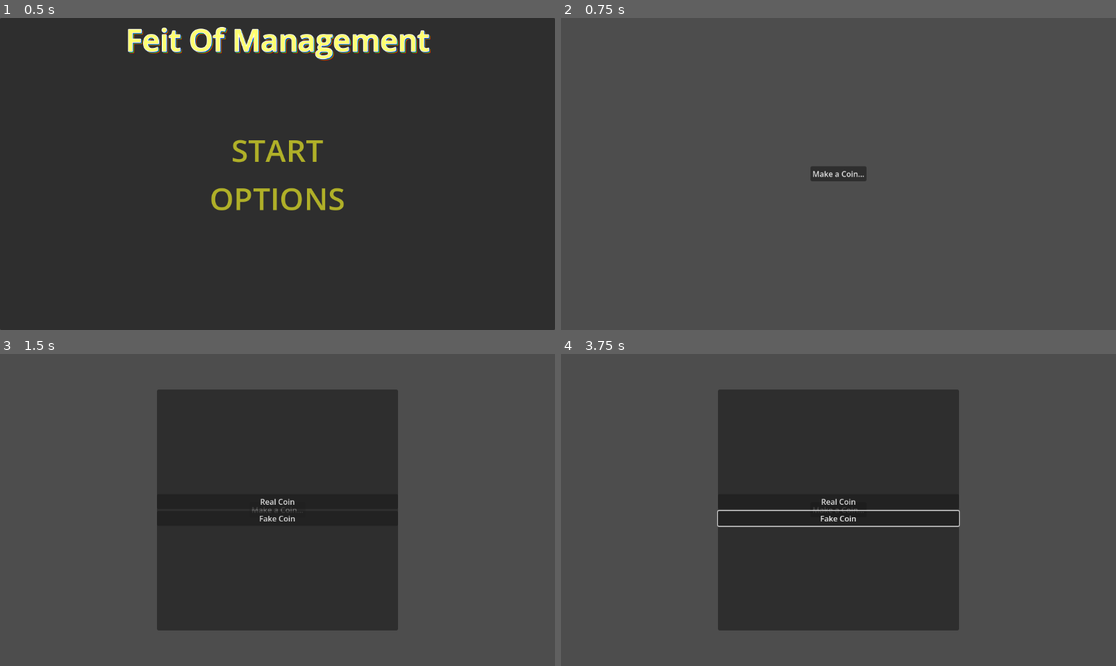
Above: before the commit, frames 1-4 (two rows, left to right).
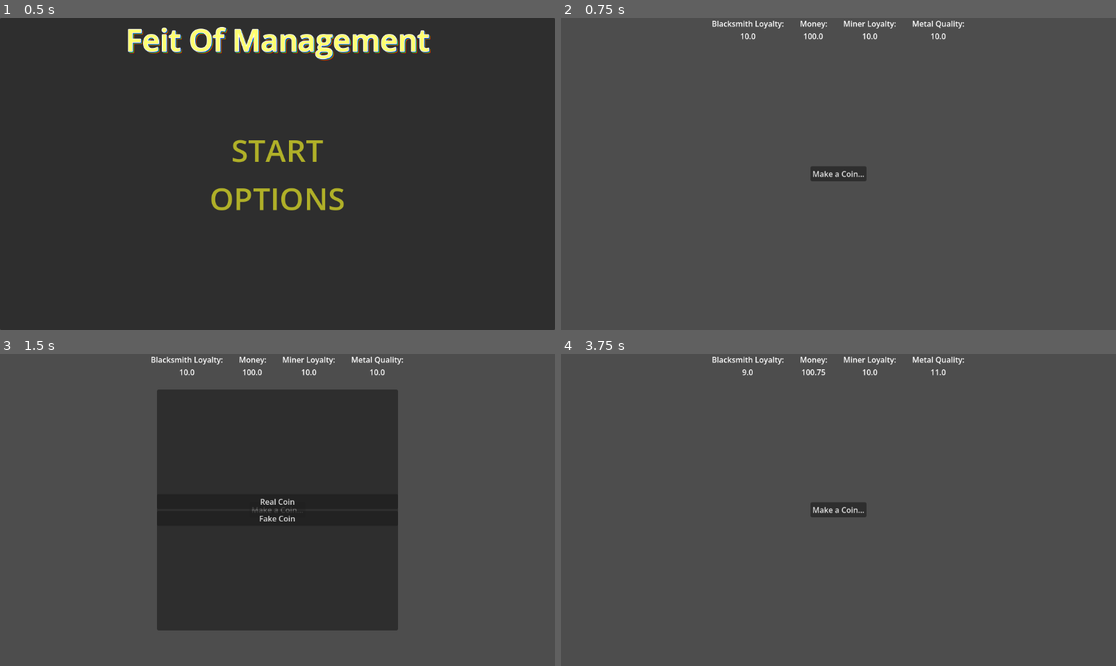
Above: after the commit, the same moments.

Repository: FreeformWave544/FeitOfManagement
Game: Godot game, scene res://UI/MainMenu.tscn
Two runs of this game, one before a commit and one after it. Both use one fixed random seed, a clock stepped at 60 frames per second and the inputs below.
Inputs (mouse positions are in pixels of both pictures, inside the frame that each line leads up to):
- Up to frame 1 (0.5 s): no input
- Up to frame 2 (0.75 s): click "START" at 0.5 s
- Up to frame 3 (1.5 s): click "Make a Coin..." at 1.25 s
- Up to frame 4 (3.75 s): click "Real Coin" at 2 s; click (838, 519) at 2.75 s, where only the run before the commit has a clickable "Fake Coin"; tap Enter (ui_accept) at 3.5 s; move the mouse to (960, 494) at 3.52 s; hold Right (ui_right) from 3.53 s (still down); click (960, 494) at 3.67 s

Frame 1 is identical in both runs. In frame 2, 0.5% of the frame differs, in the area x 27-73%, y 0-7%; in frame 3, 0.5%; in frame 4, 34%, in the area x 27-73%, y 0-89%.

Commit message:
More Logic

Diff:
--- a/Scenes/Main.tscn
+++ b/Scenes/Main.tscn
@@ -41,6 +41,47 @@
 layout_mode = 2
 text = "Fake Coin"
 
+[node name="Stats" type="HBoxContainer" parent="." unique_id=114771017]
+offset_right = 1152.0
+offset_bottom = 40.0
+alignment = 1
+
+[node name="BlacksmithLoyalty" type="Label" parent="Stats" unique_id=1264336897]
+layout_mode = 2
+text = "Blacksmith Loyality:
+0.0"
+horizontal_alignment = 1
+
+[node name="Label" type="Label" parent="Stats" unique_id=1070320775]
+layout_mode = 2
+text = "      "
+
+[node name="Money" type="Label" parent="Stats" unique_id=30920861]
+layout_mode = 2
+text = "Money:
+0.0"
+horizontal_alignment = 1
+
+[node name="Label2" type="Label" parent="Stats" unique_id=792298455]
+layout_mode = 2
+text = "      "
+
+[node name="MinerLoyalty" type="Label" parent="Stats" unique_id=543130658]
+layout_mode = 2
+text = "Miner Loyalty:
+0.0"
+horizontal_alignment = 1
+
+[node name="Label3" type="Label" parent="Stats" unique_id=1926549653]
+layout_mode = 2
+text = "      "
+
+[node name="MetalQuality" type="Label" parent="Stats" unique_id=2038689412]
+layout_mode = 2
+text = "Metal Quality:
+0.0"
+horizontal_alignment = 1
+
 [connection signal="pressed" from="CenterContainer/VBoxContainer/Coins" to="." method="_on_coins_pressed"]
 [connection signal="pressed" from="Coins/VBoxContainer/Real" to="." method="_on_real_pressed"]
 [connection signal="pressed" from="Coins/VBoxContainer/Fake" to="." method="_on_fake_pressed"]
--- a/Scenes/main.gd
+++ b/Scenes/main.gd
@@ -4,13 +4,36 @@
 var fakeCoins := 0
 var metalQuality := 10.0
 var blacksmithLoyalty := 10.0
-var metalSupplierLoyalty := 10.0
+var minerLoyalty := 10.0
+var money := 100.00
+
+func _ready() -> void:
+	_update_UI()
+
+func _update_UI():
+	metalQuality = clamp(metalQuality, 0.0, 100.0)
+	blacksmithLoyalty = clamp(blacksmithLoyalty, 0.0, 100.0)
+	minerLoyalty = clamp(minerLoyalty, 0.0, 100.0)
+	$Stats/BlacksmithLoyalty.text = "Blacksmith Loyalty:\n" + str(blacksmithLoyalty)
+	$Stats/Money.text = "Money:\n" + str(money)
+	$Stats/MinerLoyalty.text = "Miner Loyalty:\n" + str(minerLoyalty)
+	$Stats/MetalQuality.text = "Metal Quality:\n" + str(metalQuality)
 
 func _on_coins_pressed() -> void:
 	$Coins.show()
 
 func _on_real_pressed() -> void:
 	realCoins += 1
+	blacksmithLoyalty -= 1.0
+	metalQuality += 1.0
+	money += 0.75
+	$Coins.hide()
+	_update_UI()
 
 func _on_fake_pressed() -> void:
 	fakeCoins += 1
+	blacksmithLoyalty += 1.0
+	metalQuality -= 1.0
+	money += 2
+	$Coins.hide()
+	_update_UI()
